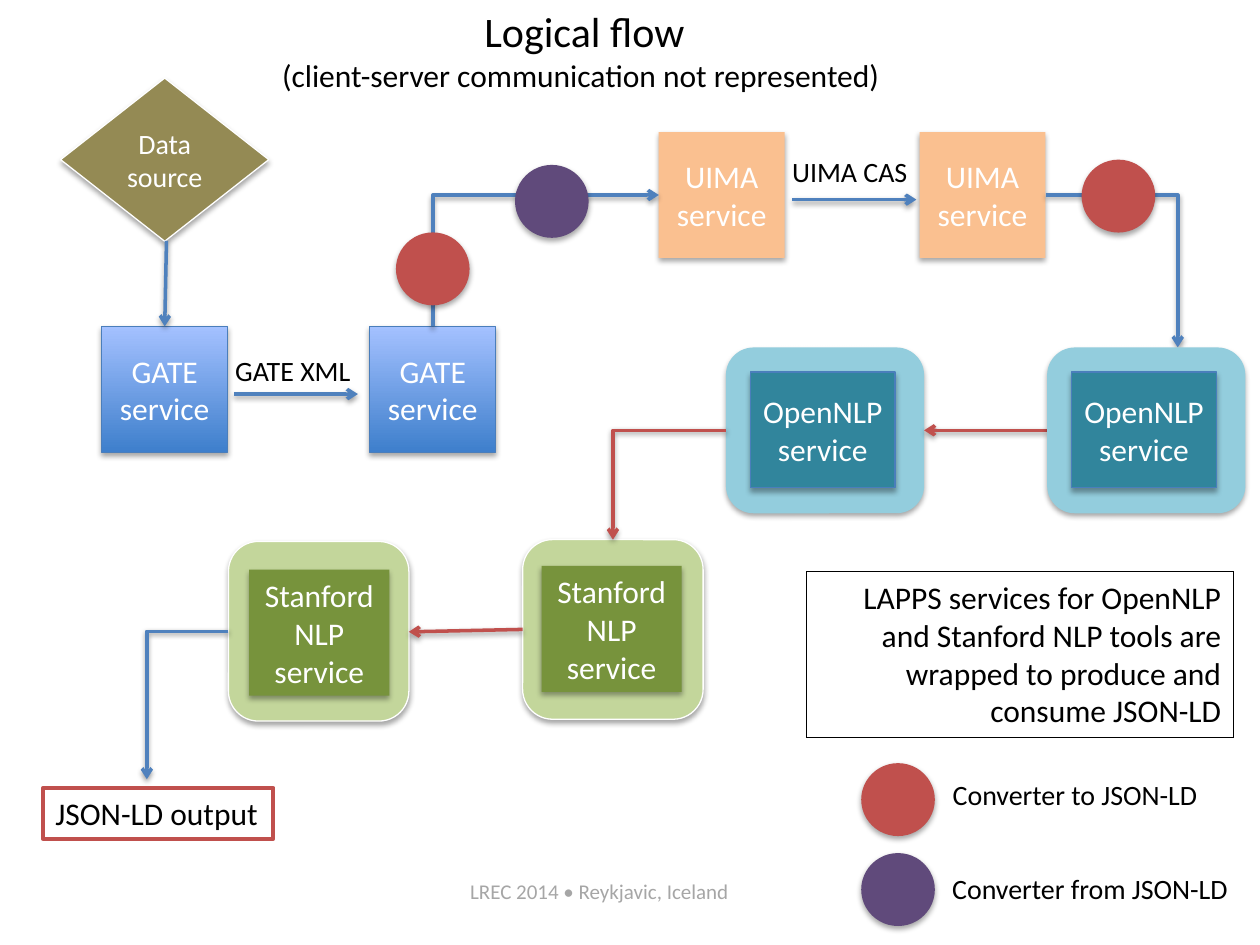
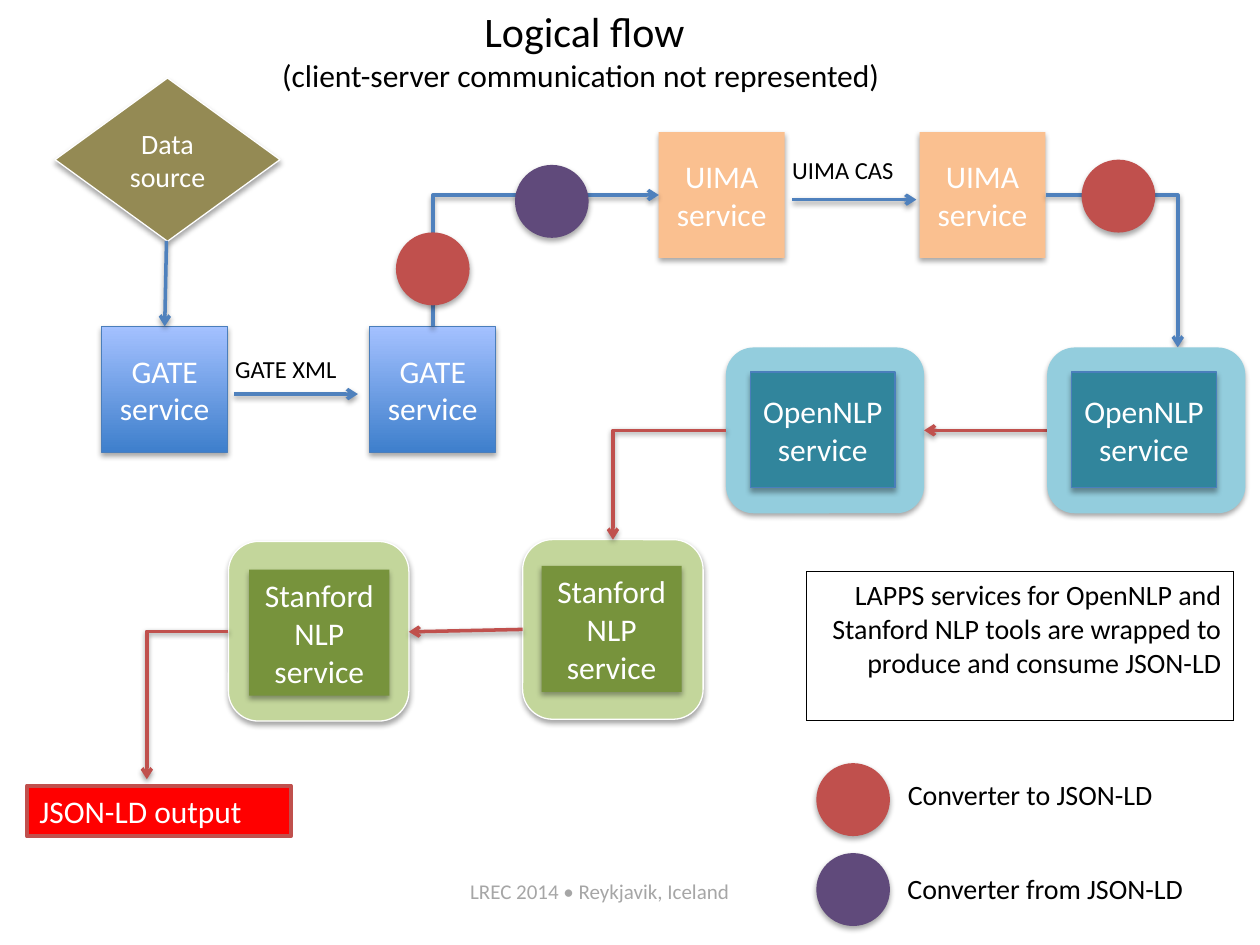
Before and after one commit to chunqishi/lrec2014_part2, a slide deck: slide 25 of lapps-tutorial-intro-lrec2014.pptx (slide 23 before the commit). Drawn at 1260x945 pixels with LibreOffice and Linux fonts; fonts in the diff are those of the drawing. Boxes give left, top, right and bottom in pixels: in the first picture for what was removed or moved away, otherwise in the second. Text is boxed around its words. In the diff, an @@ line names an element or a change of style, - is before the commit and + after.

```diff
--- a/lapps-tutorial-intro-lrec2014.pptx
+++ b/lapps-tutorial-intro-lrec2014.pptx
@@ diamond "Data" resized from (x1=60, y1=78, x2=268, y2=242) to (x1=55, y1=78, x2=280, y2=242) @@
@@ text "UIMA CAS" at (x1=792, y1=163, x2=894, y2=179): size 16 to 14 pt @@
@@ text "GATE XML" at (x1=235, y1=362, x2=336, y2=378): size 16 to 14 pt @@
@@ rectangle "LAPPS services for OpenNLP and ..." resized from (x1=806, y1=572, x2=1234, y2=737) to (x1=806, y1=572, x2=1234, y2=721) @@
@@ rectangle "LAPPS services for OpenNLP and ..." at (x1=806, y1=572, x2=1234, y2=721): size 18 to 16 pt @@
@@ elbow arrow (228, 631) - (147, 779): stroke #4F81BD 2 pt to #C0504D 2 pt @@
@@ ellipse moved from (x1=862, y1=764, x2=935, y2=837) to (x1=816, y1=764, x2=890, y2=837) @@
@@ text "Converter to JSON-LD" moved from (x1=953, y1=787, x2=1197, y2=806) to (x1=908, y1=787, x2=1153, y2=806) @@
@@ rectangle "JSON-LD output" resized from (x1=43, y1=788, x2=273, y2=838) to (x1=26, y1=786, x2=291, y2=837) @@
@@ rectangle "JSON-LD output" at (x1=26, y1=786, x2=291, y2=837): text colour #000000 to #FFFFFF; fill none to #FF0000 @@
@@ ellipse moved from (x1=862, y1=853, x2=935, y2=926) to (x1=816, y1=853, x2=890, y2=926) @@
@@ text "Converter from JSON-LD" moved from (x1=952, y1=879, x2=1228, y2=900) to (x1=907, y1=880, x2=1183, y2=900) @@
@@ text at (x1=470, y1=884, x2=728, y2=903): text changed @@
-LREC 2014 • Reykjavic, Iceland
+LREC 2014 • Reykjavik, Iceland
```
Also in this commit, not shown: 23 other slides changed, 2 slides added.
